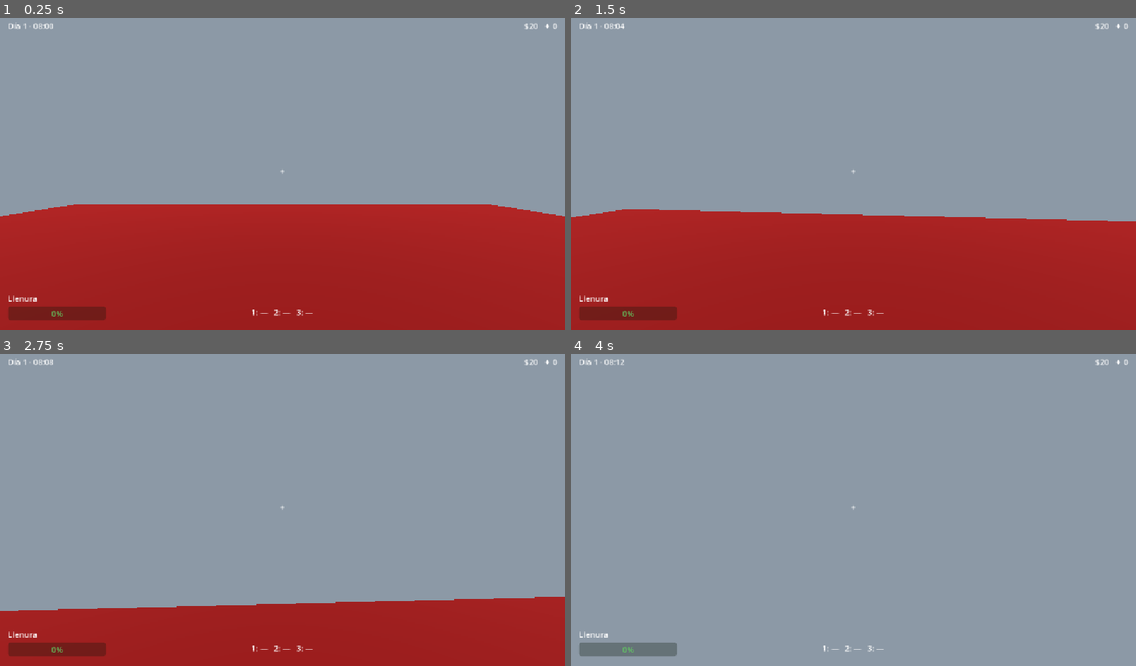
Above: before the commit, frames 1-4 (two rows, left to right).
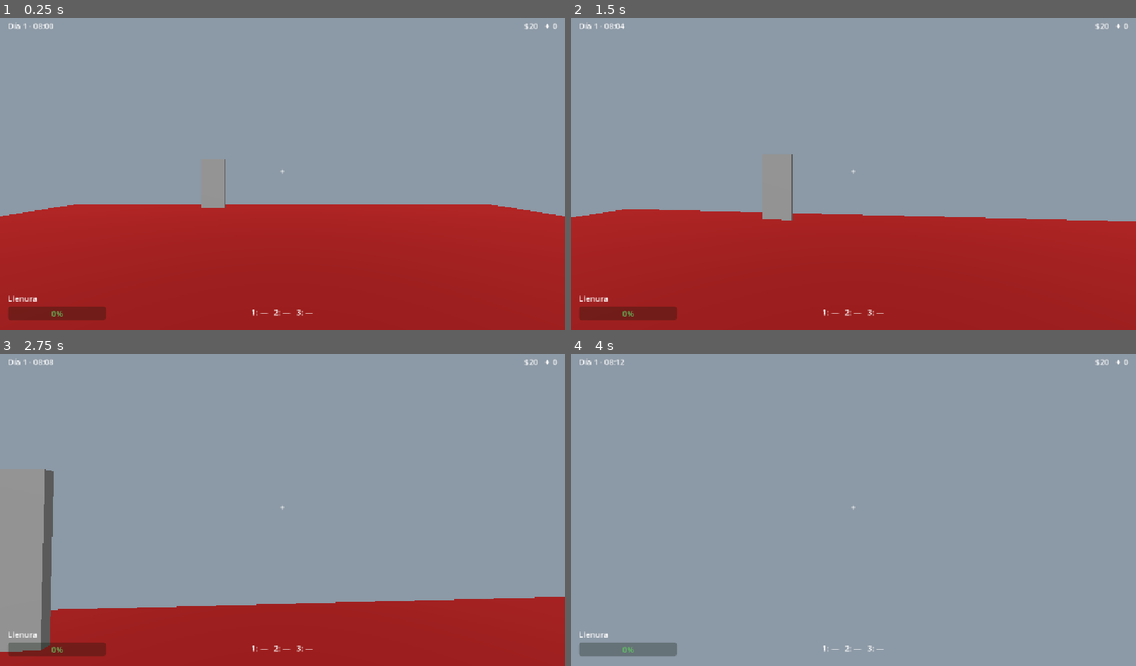
Above: after the commit, the same moments.

Repository: Hykev/game_dev_snacks
Game: Godot game, scene res://scenes/world/test_room.tscn
Same seed, same stepped clock (60 frames per second), same inputs: the game is played once before the commit and once after it.
Inputs (mouse positions are in pixels of both pictures, inside the frame that each line leads up to):
- Up to frame 1 (0.25 s): no input
- Up to frame 2 (1.5 s): tap Enter at 0.5 s; move the mouse to (881, 170) at 0.52 s; hold Space (eat) 0.53-1.28 s; hold W (move_forward) from 0.53 s (still down); tap E (interact) at 0.8, 1.35 s; move the mouse to (825, 174) at 1.27 s
- Up to frame 3 (2.75 s): keep holding W (move_forward); tap Space (eat) at 1.55 s; move the mouse to (293, 500) at 2.02 s; hold Space (eat) from 2.03 s (still down); tap E (interact) at 2.3 s
- Up to frame 4 (4 s): keep holding W (move_forward); move the mouse to (847, 513) at 2.77 s; release Space (eat) at 2.78 s; click (847, 513) at 2.85 s; tap Space (eat) at 3.05 s; move the mouse to (893, 510) at 3.52 s; hold E (interact) from 3.53 s (still down)

The runs differ from the first frame. In frame 1, less than 0.1% of the frame differs, in the area x 35-40%, y 45-61%; in frame 2, 0.2%; in frame 3, 1.9%, in the area x 0-10%, y 36-96%; in frame 4, nothing differs.

Commit message:
Paso 7d: caja de envío, puerta y repartidor; avisos en pantalla
- Vender ya no paga al instante: el tazo va a la caja de envío con su
  precio fijado (GameState).
- Puerta principal: «E · Dejar caja (N)» solo si hay algo; el repartidor
  pasa cada 2 h de juego (10:00, 12:00…) y paga lo que esté en la puerta.
- HUD: caja y puerta bajo el dinero, y avisos tipo toast
  (EventBus.notification_requested).
- La caja y la puerta se guardan en la partida.
- docs/pendientes.md: paso 7 terminado; siguiente, la máquina 3D.

Co-Authored-By: Claude Opus 5.5 <noreply@anthropic.com>

Diff:
--- a/vending-machine-game/autoload/event_bus.gd
+++ b/vending-machine-game/autoload/event_bus.gd
@@ -26,6 +26,11 @@
 signal machine_stock_changed()
 
 # --- Interacción y UI ---
+
+## Muestra un aviso corto en pantalla (toast), ej. «El repartidor pagó $30».
+## Cualquier sistema puede pedirlo; el HUD lo muestra unos segundos.
+@warning_ignore("unused_signal")
+signal notification_requested(text: String)
 
 ## El jugador usó la máquina expendedora; el panel de compra se abre.
 @warning_ignore("unused_signal")
@@ -62,6 +67,11 @@
 ## Cambiaron los tazos que esperan sobre la mesa; la mesa redibuja sus fichas.
 @warning_ignore("unused_signal")
 signal table_tazos_changed()
+
+## Cambió la caja de envío o lo que espera en la puerta (venta, dejar la
+## caja, el repartidor). El HUD y la puerta se actualizan.
+@warning_ignore("unused_signal")
+signal shipping_changed()
 
 ## Se guardó un tazo en la colección (los álbumes lo usarán).
 @warning_ignore("unused_signal")
--- a/vending-machine-game/autoload/game_state.gd
+++ b/vending-machine-game/autoload/game_state.gd
@@ -95,6 +95,12 @@
 # cargar, la mesa los vuelve a crear. No se guardan posiciones (GDD 14).
 var _loose_snacks: Array[Dictionary] = []
 
+# Venta (GDD 5.8): los tazos vendidos van a la caja de envío como
+# {"tazo_id", "price"} (el precio se fija al vender). Al dejar la caja en la
+# puerta pasan a _door_box, y el repartidor paga lo que haya ahí.
+var _shipping_box: Array[Dictionary] = []
+var _door_box: Array[Dictionary] = []
+
 # Un elemento por espacio de la barra rápida. Espacio vacío = {}.
 # Espacio ocupado = {"snack_id": StringName, "count": int}. Solo ids y
 # números, para que SaveManager pueda guardarlo tal cual en JSON.
@@ -198,6 +204,8 @@
 		"collection": _collection.keys(),
 		"table_tazos": _table_tazos.duplicate(true),
 		"loose_snacks": _loose_snacks.duplicate(true),
+		"shipping_box": _shipping_box.duplicate(true),
+		"door_box": _door_box.duplicate(true),
 		"unlocked_snacks": _unlocked_snacks.duplicate(),
 		"machine_stock": stock,
 		"rng_seed": str(_rng.seed),
@@ -236,6 +244,14 @@
 		var parsed := _parse_snack_entry(entry, false)
 		if not parsed.is_empty():
 			_loose_snacks.append(parsed)
+
+	# Los precios ya están fijados: se respetan aunque el tazo ya no exista.
+	_shipping_box.clear()
+	for item: Dictionary in data.get("shipping_box", []):
+		_shipping_box.append({"tazo_id": StringName(item["tazo_id"]), "price": int(item["price"])})
+	_door_box.clear()
+	for item: Dictionary in data.get("door_box", []):
+		_door_box.append({"tazo_id": StringName(item["tazo_id"]), "price": int(item["price"])})
 
 	_unlocked_snacks.clear()
 	for snack_id: String in data.get("unlocked_snacks", STARTING_UNLOCKED_SNACKS):
@@ -280,6 +296,7 @@
 	EventBus.collection_changed.emit()
 	EventBus.table_tazos_changed.emit()
 	EventBus.machine_stock_changed.emit()
+	EventBus.shipping_changed.emit()
 
 
 # --- Dinero ---
@@ -452,16 +469,65 @@
 	return true
 
 
-## Vende el tazo de la mesa. Devuelve el dinero ganado (-1 si no existe).
-## TEMPORAL: paga al instante. Con el reloj del día (paso 7) irá a la caja
-## de envío y el repartidor pagará al recogerla (GDD 5.8).
+## Vende el tazo de la mesa: va a la caja de envío con su precio de hoy
+## (GDD 5.8). El dinero llega cuando el repartidor recoge la caja en la
+## puerta. Devuelve el precio (-1 si no existe).
 func sell_table_tazo(index: int) -> int:
 	if _get_table_tazo_data(index) == null:
 		return -1
 	var price := get_table_tazo_sale_price(index)
+	_shipping_box.append({"tazo_id": _table_tazos[index]["tazo_id"], "price": price})
 	_remove_table_tazo(index)
-	add_money(price)
+	EventBus.shipping_changed.emit()
 	return price
+
+
+# --- Envíos (caja y repartidor) ---
+
+func get_shipping_box_count() -> int:
+	return _shipping_box.size()
+
+
+func get_shipping_box_total() -> int:
+	return _sum_prices(_shipping_box)
+
+
+func get_door_box_count() -> int:
+	return _door_box.size()
+
+
+func get_door_box_total() -> int:
+	return _sum_prices(_door_box)
+
+
+## Lleva la caja de envío a la puerta: todo pasa a esperar al repartidor.
+## Devuelve cuántos tazos se movieron.
+func move_box_to_door() -> int:
+	var moved := _shipping_box.size()
+	if moved == 0:
+		return 0
+	_door_box.append_array(_shipping_box)
+	_shipping_box.clear()
+	EventBus.shipping_changed.emit()
+	return moved
+
+
+## El repartidor recoge lo que hay en la puerta y paga. Devuelve lo pagado.
+func collect_door_box() -> int:
+	var total := get_door_box_total()
+	if _door_box.is_empty():
+		return 0
+	_door_box.clear()
+	add_money(total)
+	EventBus.shipping_changed.emit()
+	return total
+
+
+func _sum_prices(items: Array[Dictionary]) -> int:
+	var total := 0
+	for item in items:
+		total += int(item["price"])
+	return total
 
 
 ## Recicla el tazo de la mesa en Brillos. Devuelve los Brillos ganados
--- a/vending-machine-game/scenes/ui/hud/hud.gd
+++ b/vending-machine-game/scenes/ui/hud/hud.gd
@@ -19,6 +19,13 @@
 @onready var _fullness_bar: ProgressBar = %FullnessBar
 @onready var _hint_label: Label = %HintLabel
 @onready var _clock_label: Label = %ClockLabel
+@onready var _shipping_label: Label = %ShippingLabel
+@onready var _toast_label: Label = %ToastLabel
+
+# Segundos que se ve un aviso (toast) antes de desaparecer.
+const TOAST_SECONDS := 3.0
+# Animación del aviso actual: un aviso nuevo corta al anterior.
+var _toast_tween: Tween
 
 # Nombres de las teclas de "interact" y "stand_up" (ej. "E", "Q"). Se leen
 # del Input Map en vez de escribirlas fijas, para respetar si se reasignan.
@@ -35,6 +42,10 @@
 	_on_fullness_changed(GameState.fullness, GameState.MAX_FULLNESS)
 	EventBus.clock_changed.connect(_refresh_clock.unbind(1))
 	_refresh_clock()
+	EventBus.shipping_changed.connect(_refresh_shipping)
+	_refresh_shipping()
+	EventBus.notification_requested.connect(_show_toast)
+	_toast_label.hide()
 	EventBus.interaction_prompt_changed.connect(_on_interaction_prompt_changed)
 	# Dinero y Brillos van en la misma etiqueta: cualquiera de las dos
 	# señales la redibuja (unbind quita el argumento que no usamos).
@@ -45,6 +56,32 @@
 	# Valores iniciales: leemos una vez al arrancar; después, solo señales.
 	_refresh_currencies()
 	_on_inventory_changed()
+
+
+## Debajo del dinero: qué hay en la caja de envío y qué espera en la puerta.
+## Se oculta si no hay nada.
+func _refresh_shipping() -> void:
+	var parts: PackedStringArray = []
+	if GameState.get_shipping_box_count() > 0:
+		parts.append(tr("Caja: %d ($%d)") % [GameState.get_shipping_box_count(), GameState.get_shipping_box_total()])
+	if GameState.get_door_box_count() > 0:
+		parts.append(tr("En la puerta: %d ($%d)") % [GameState.get_door_box_count(), GameState.get_door_box_total()])
+	_shipping_label.text = "\n".join(parts)
+	_shipping_label.visible = not parts.is_empty()
+
+
+## Aviso corto a la derecha (GDD 11: notificaciones tipo toast). Aparece,
+## espera TOAST_SECONDS y se desvanece.
+func _show_toast(text: String) -> void:
+	if _toast_tween != null and _toast_tween.is_valid():
+		_toast_tween.kill()
+	_toast_label.text = text
+	_toast_label.modulate.a = 1.0
+	_toast_label.show()
+	_toast_tween = create_tween()
+	_toast_tween.tween_interval(TOAST_SECONDS)
+	_toast_tween.tween_property(_toast_label, "modulate:a", 0.0, 0.4)
+	_toast_tween.tween_callback(_toast_label.hide)
 
 
 ## El punto de mira solo tiene sentido al caminar (GDD 11: en la mesa no
--- a/vending-machine-game/scenes/ui/hud/hud.tscn
+++ b/vending-machine-game/scenes/ui/hud/hud.tscn
@@ -54,6 +54,36 @@
 mouse_filter = 2
 text = "$0"
 horizontal_alignment = 2
+
+[node name="ShippingLabel" type="Label" parent="."]
+unique_name_in_owner = true
+anchors_preset = 1
+anchor_left = 1.0
+anchor_right = 1.0
+offset_left = -336.0
+offset_top = 44.0
+offset_right = -16.0
+offset_bottom = 96.0
+grow_horizontal = 0
+mouse_filter = 2
+horizontal_alignment = 2
+
+[node name="ToastLabel" type="Label" parent="."]
+unique_name_in_owner = true
+anchors_preset = 6
+anchor_left = 1.0
+anchor_top = 0.5
+anchor_right = 1.0
+anchor_bottom = 0.5
+offset_left = -436.0
+offset_top = -60.0
+offset_right = -16.0
+offset_bottom = -20.0
+grow_horizontal = 0
+grow_vertical = 2
+mouse_filter = 2
+horizontal_alignment = 2
+autowrap_mode = 3
 
 [node name="ClockLabel" type="Label" parent="."]
 unique_name_in_owner = true
--- a/vending-machine-game/scenes/ui/tazo_card/tazo_card.gd
+++ b/vending-machine-game/scenes/ui/tazo_card/tazo_card.gd
@@ -105,7 +105,8 @@
 
 
 func _on_sell_pressed() -> void:
-	GameState.sell_table_tazo(_index)
+	var price := GameState.sell_table_tazo(_index)
+	EventBus.notification_requested.emit(tr("A la caja de envío: $%d") % price)
 	close()
 
 
--- /dev/null
+++ b/vending-machine-game/scenes/world/interactables/front_door.gd
@@ -0,0 +1,44 @@
+extends StaticBody3D
+## La puerta principal: aquí se deja la caja de envío y pasa el repartidor
+## (GDD 5.8 y 9).
+##
+## «E · Dejar caja» solo aparece si hay tazos vendidos en la caja. El
+## repartidor pasa cada `courier_interval_minutes` de juego (10:00, 12:00…):
+## si hay una caja en la puerta, se la lleva y GameState paga. El repartidor
+## nunca se ve; más adelante dejará notas cada vez más raras.
+
+## Minutos de juego entre visitas del repartidor. La mejora «Repartidor
+## Puntual» lo baja a 60.
+@export var courier_interval_minutes: int = 120
+
+@onready var _interactable: Interactable = $Interactable
+
+
+func _ready() -> void:
+	_interactable.interacted.connect(_on_interacted)
+	EventBus.shipping_changed.connect(_refresh_prompt)
+	EventBus.clock_changed.connect(_on_clock_changed)
+	_refresh_prompt()
+
+
+## Solo se puede usar la puerta si hay algo que dejar.
+func _refresh_prompt() -> void:
+	var count := GameState.get_shipping_box_count()
+	_interactable.enabled = count > 0
+	_interactable.prompt_text = tr("Dejar caja (%d)") % count
+
+
+func _on_interacted(_by: Node) -> void:
+	var moved := GameState.move_box_to_door()
+	if moved > 0:
+		EventBus.notification_requested.emit(
+				tr("Caja en la puerta: el repartidor pasa cada %d h") % (courier_interval_minutes / 60))
+
+
+func _on_clock_changed(minute: int) -> void:
+	# Las visitas caen en horas exactas desde las 08:00 (10:00, 12:00…).
+	if minute % courier_interval_minutes != 0:
+		return
+	var paid := GameState.collect_door_box()
+	if paid > 0:
+		EventBus.notification_requested.emit(tr("El repartidor recogió la caja: +$%d") % paid)
--- /dev/null
+++ b/vending-machine-game/scenes/world/interactables/front_door.tscn
@@ -0,0 +1,32 @@
+[gd_scene format=3]
+
+[ext_resource type="Script" path="res://scenes/world/interactables/front_door.gd" id="1_door"]
+[ext_resource type="Script" path="res://scenes/world/interactables/interactable.gd" id="2_interactable"]
+
+[sub_resource type="BoxMesh" id="BoxMesh_door"]
+size = Vector3(1, 2.1, 0.1)
+
+[sub_resource type="BoxShape3D" id="BoxShape3D_door"]
+size = Vector3(1, 2.1, 0.1)
+
+[sub_resource type="BoxShape3D" id="BoxShape3D_interact"]
+size = Vector3(1.1, 2.1, 0.5)
+
+[node name="FrontDoor" type="StaticBody3D"]
+script = ExtResource("1_door")
+
+[node name="MeshInstance3D" type="MeshInstance3D" parent="."]
+transform = Transform3D(1, 0, 0, 0, 1, 0, 0, 0, 1, 0, 1.05, 0)
+mesh = SubResource("BoxMesh_door")
+
+[node name="CollisionShape3D" type="CollisionShape3D" parent="."]
+transform = Transform3D(1, 0, 0, 0, 1, 0, 0, 0, 1, 0, 1.05, 0)
+shape = SubResource("BoxShape3D_door")
+
+[node name="Interactable" type="Area3D" parent="."]
+transform = Transform3D(1, 0, 0, 0, 1, 0, 0, 0, 1, 0, 1.05, 0.15)
+script = ExtResource("2_interactable")
+prompt_text = "Dejar caja"
+
+[node name="CollisionShape3D" type="CollisionShape3D" parent="Interactable"]
+shape = SubResource("BoxShape3D_interact")
--- a/vending-machine-game/scenes/world/test_room.tscn
+++ b/vending-machine-game/scenes/world/test_room.tscn
@@ -10,6 +10,7 @@
 [ext_resource type="PackedScene" path="res://scenes/world/interactables/bed.tscn" id="10_bed"]
 [ext_resource type="PackedScene" path="res://scenes/ui/day/day_screens.tscn" id="11_day_screens"]
 [ext_resource type="Script" path="res://scenes/world/day_cycle.gd" id="12_day_cycle"]
+[ext_resource type="PackedScene" path="res://scenes/world/interactables/front_door.tscn" id="13_door"]
 
 [sub_resource type="Environment" id="Environment_room"]
 background_mode = 1
@@ -59,6 +60,9 @@
 [node name="Bed" parent="." instance=ExtResource("10_bed")]
 transform = Transform3D(1, 0, 0, 0, 1, 0, 0, 0, 1, 7, 0, 6)
 
+[node name="FrontDoor" parent="." instance=ExtResource("13_door")]
+transform = Transform3D(1, 0, 0, 0, 1, 0, 0, 0, 1, -3, 0, -9)
+
 [node name="DayCycle" type="Node" parent="." node_paths=PackedStringArray("wake_point")]
 script = ExtResource("12_day_cycle")
 wake_point = NodePath("../Bed/WakePoint")
Not shown, added: vending-machine-game/scenes/world/interactables/front_door.gd.uid
Not shown, changed: docs/pendientes.md
